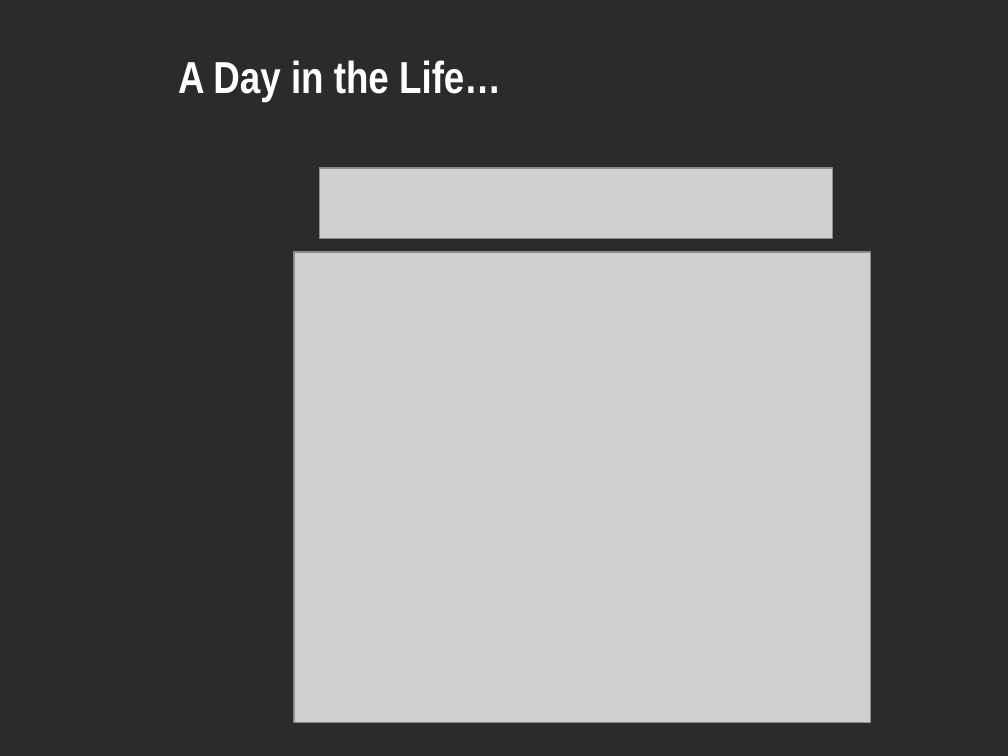
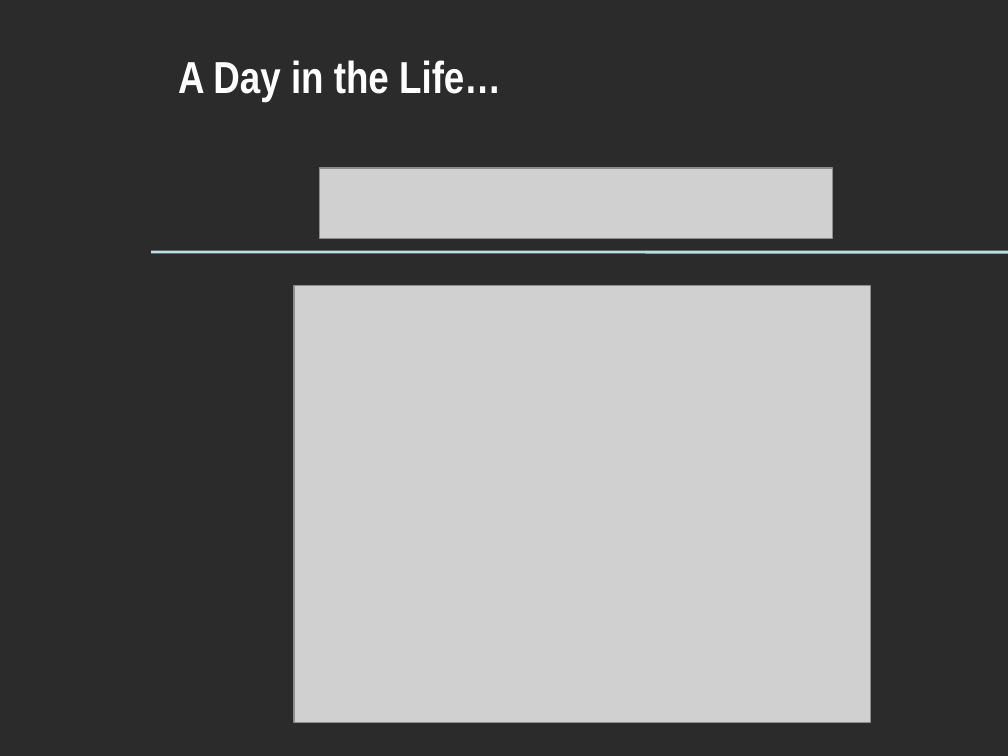
Before and after one commit to NCIP/automation, a slide deck: slide 3 of docs/roadmap/bda-rollout-121708.ppt. Drawn at 1008x756 pixels with LibreOffice and Linux fonts; fonts in the diff are those of the drawing; grey boxes stand for pictures; background and template pictures are left out; a plain dark background stands for a picture behind light text. Boxes give left, top, right and bottom in pixels: in the first picture for what was removed or moved away, otherwise in the second. Text is boxed around its words. In the diff, an @@ line names an element or a change of style, - is before the commit and + after.

```diff
--- a/docs/roadmap/bda-rollout-121708.ppt
+++ b/docs/roadmap/bda-rollout-121708.ppt
@@ line added from (151, 252) to (1008, 252), #BBE0E3 2.01 pt @@
@@ picture resized from (x1=294, y1=252, x2=871, y2=723) to (x1=294, y1=285, x2=871, y2=722) @@
```
Also in this commit, not shown: 5 other slides changed, 1 slide added.
